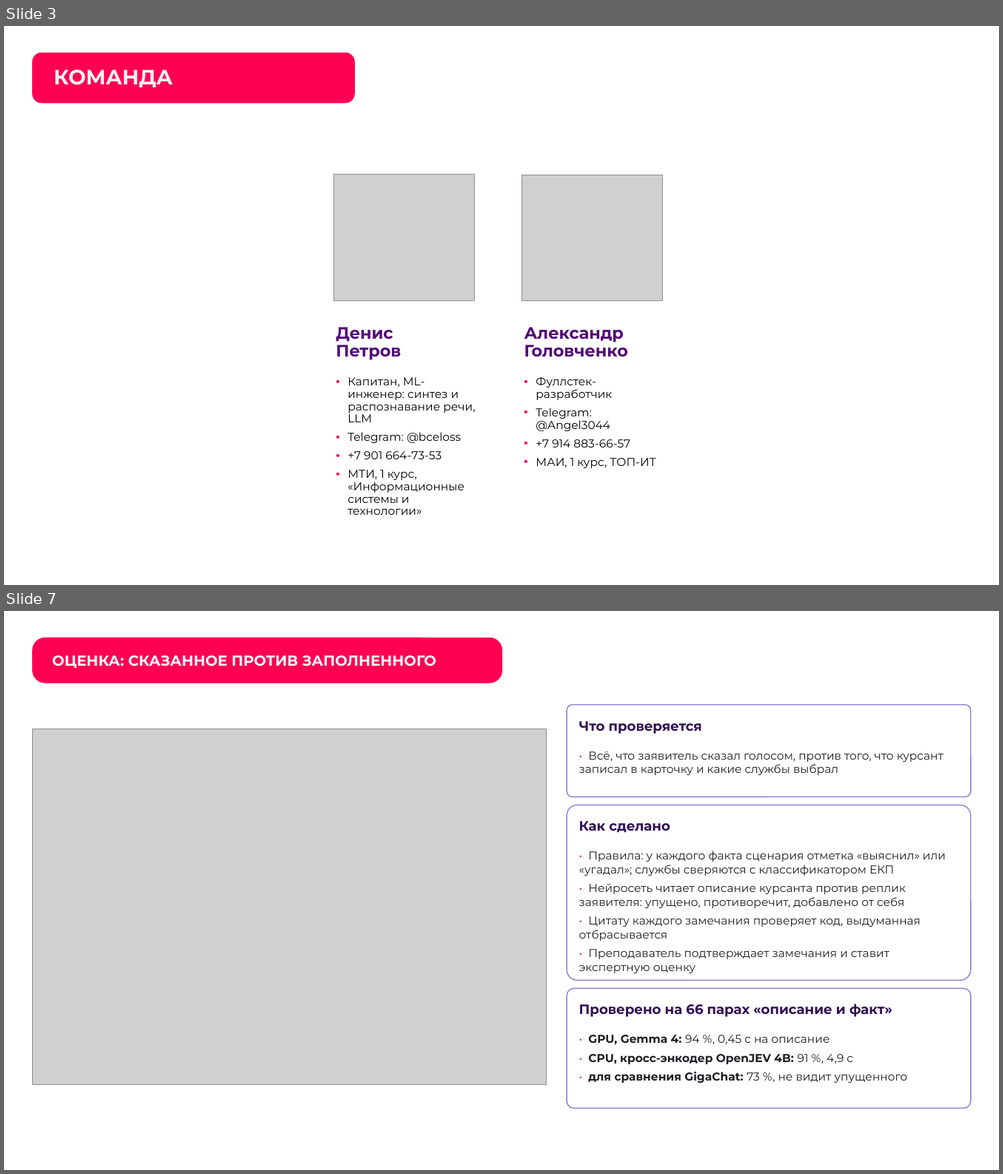
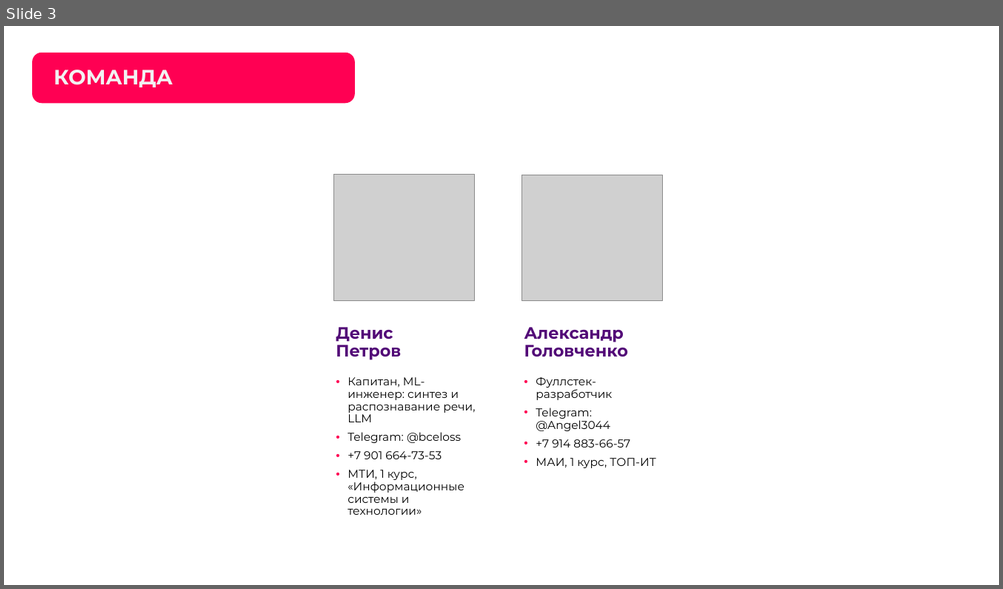
Before and after one commit to Den4ikAI/arm112-trainer, a slide deck: docs/презентация.pptx. Shown one above the other, each under a label of ours: slides 3 and 7 before the commit, slide 3 after it; the slides between them are not shown. The pictures are 1003x1174 and 1003x589 pixels, drawn with LibreOffice and Linux fonts; fonts in the diff are those of the drawing; grey boxes stand for pictures; background and template pictures are left out. Boxes give left, top, right and bottom in pixels: in the first picture for what was removed or moved away, otherwise in the second. Text is boxed around its words. In the diff, an @@ line names an element or a change of style, - is before the commit and + after.

```diff
--- a/docs/презентация.pptx
+++ b/docs/презентация.pptx
@@ slide 7 removed at bbox=[4, 611, 999, 1170], background picture (left out) @@
@@ rounded rectangle removed at bbox=[32, 637, 503, 683] @@
-ОЦЕНКА: СКАЗАННОЕ ПРОТИВ ЗАПОЛНЕННОГО
@@ rounded rectangle removed at bbox=[566, 705, 970, 797] @@
@@ text removed at bbox=[579, 721, 702, 734] @@
-Что проверяется
@@ picture removed at bbox=[32, 729, 546, 1085] @@
@@ text removed at bbox=[579, 752, 943, 775] @@
-• Всё, что заявитель сказал голосом, против того, что курсант записал в карточку и какие службы выбрал
@@ rounded rectangle removed at bbox=[566, 805, 970, 980] @@
@@ text removed at bbox=[579, 821, 670, 832] @@
-Как сделано
@@ text removed at bbox=[579, 851, 945, 974] @@
-• Правила: у каждого факта сценария отметка «выяснил» или «угадал»; службы сверяются с классификатором ЕКП
-• Нейросеть читает описание курсанта против реплик заявителя: упущено, противоречит, добавлено от себя
-• Цитату каждого замечания проверяет код, выдуманная отбрасывается
-• Преподаватель подтверждает замечания и ставит экспертную оценку
@@ rounded rectangle removed at bbox=[566, 988, 970, 1109] @@
@@ text removed at bbox=[579, 1004, 892, 1017] @@
-Проверено на 66 парах «описание и факт»
@@ text removed at bbox=[588, 1035, 908, 1083] @@
-• GPU, Gemma 4: 94 %, 0,45 с на описание
-• CPU, кросс-энкодер OpenJEV 4B: 91 %, 4,9 с
-• для сравнения GigaChat: 73 %, не видит упущенного
```
Also in this commit, not shown: 5 slides changed, 11 slides added, 20 other slides removed, 14 other files.
